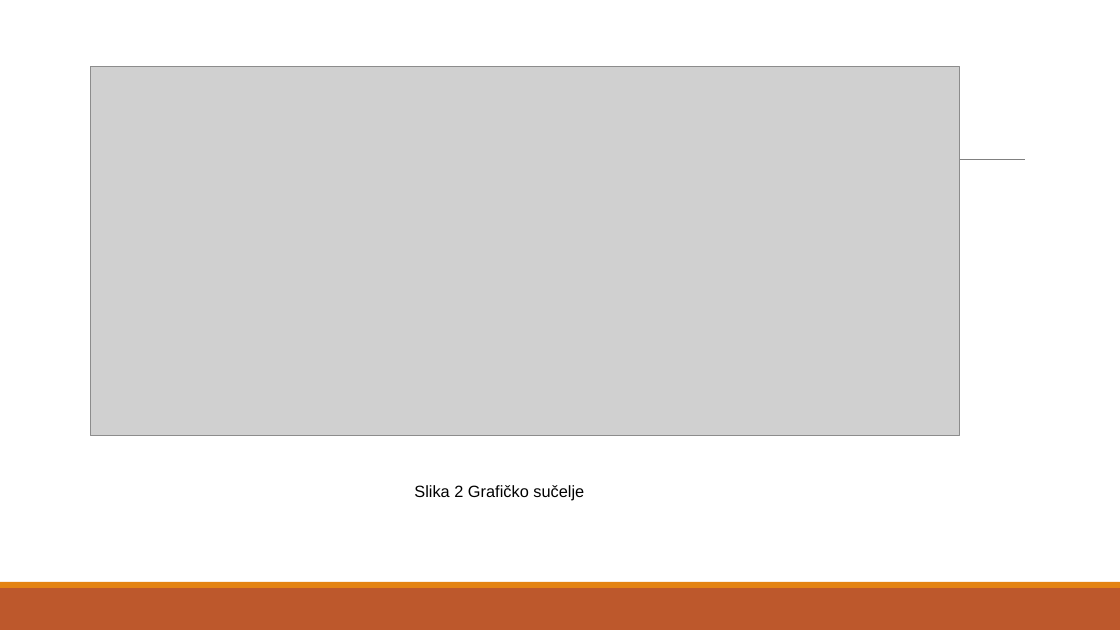
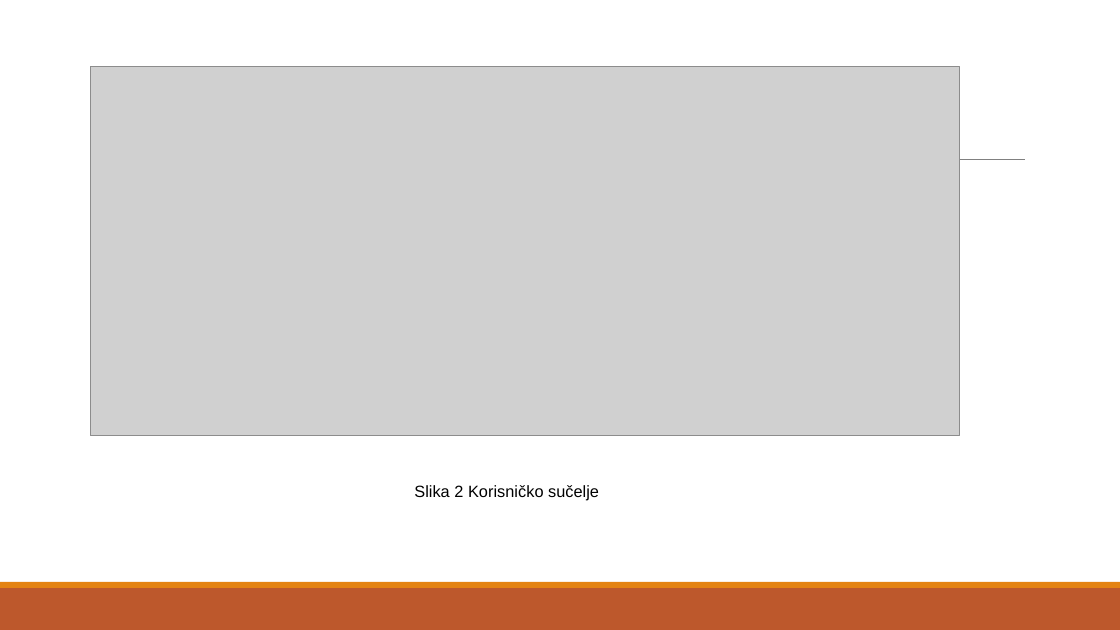
Before and after one commit to PiErr0r/DC_control, a slide deck: slide 14 of Upravljanje koračnim motorom korištenjem myRio upravljačke platforme.pptx. Drawn at 1120x630 pixels with LibreOffice and Linux fonts; fonts in the diff are those of the drawing; grey boxes stand for pictures. Boxes give left, top, right and bottom in pixels: in the first picture for what was removed or moved away, otherwise in the second. Text is boxed around its words. In the diff, an @@ line names an element or a change of style, - is before the commit and + after.

```diff
--- a/Upravljanje koračnim motorom korištenjem myRio upravljačke platforme.pptx
+++ b/Upravljanje koračnim motorom korištenjem myRio upravljačke platforme.pptx
@@ text at [414, 485, 599, 501]: text changed @@
-Slika 2 Grafičko sučelje
+Slika 2 Korisničko sučelje
```
Also in this commit, not shown: 5 other slides changed, 7 slides added.
